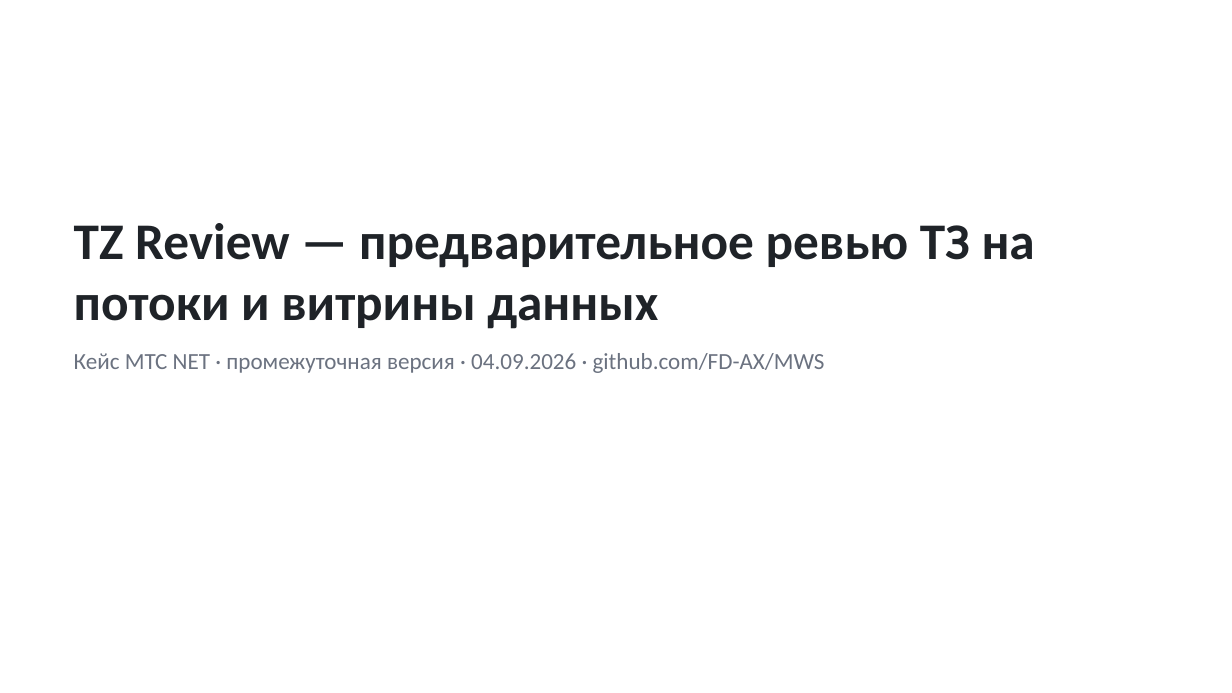
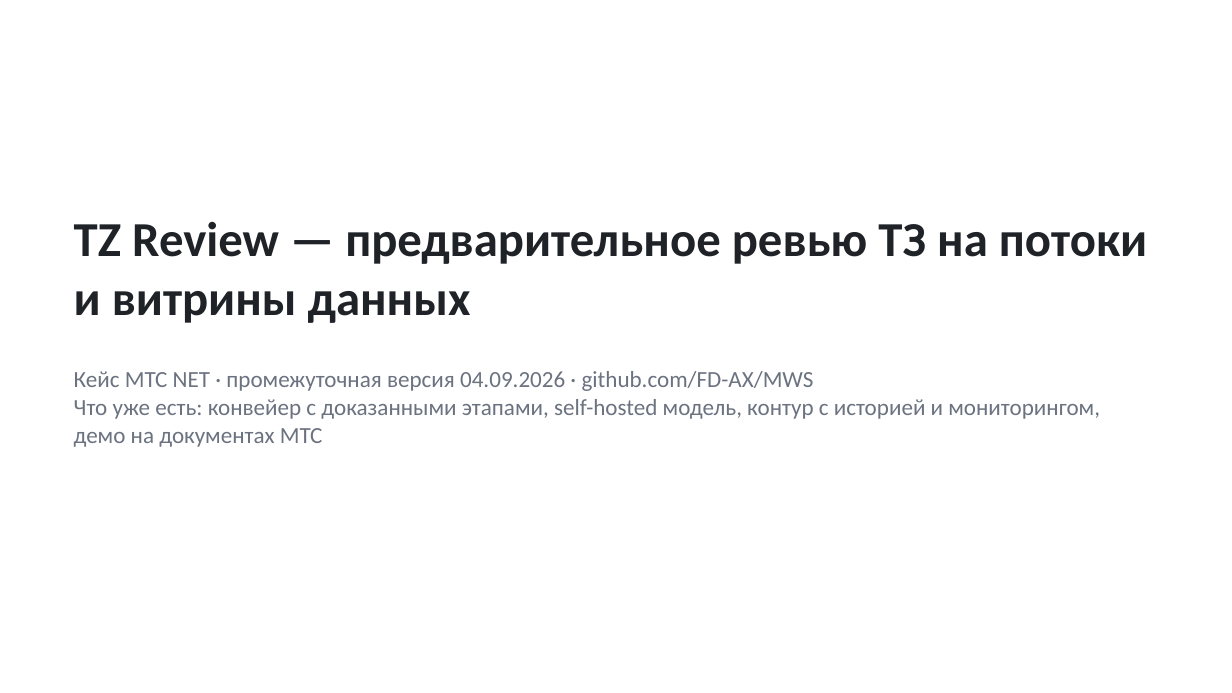
Before and after one commit to FD-AX/MWS, a slide deck: slide 1 of deliverables/interim/TZ_Review_interim.pptx. Drawn at 1232x693 pixels with LibreOffice and Linux fonts; fonts in the diff are those of the drawing. Boxes give left, top, right and bottom in pixels: in the first picture for what was removed or moved away, otherwise in the second. Text is boxed around its words. In the diff, an @@ line names an element or a change of style, - is before the commit and + after.

```diff
--- a/deliverables/interim/TZ_Review_interim.pptx
+++ b/deliverables/interim/TZ_Review_interim.pptx
@@ text "TZ Review — предварительное ревью ..." at box(74, 221, 1147, 323): size 40 to 38 pt @@
@@ text at box(74, 371, 1100, 447): text changed @@
-Кейс МТС NET · промежуточная версия · 04.09.2026 · github.com/FD-AX/MWS
+Кейс МТС NET · промежуточная версия 04.09.2026 · github.com/FD-AX/MWS
+Что уже есть: конвейер с доказанными этапами, self-hosted модель, контур с историей и мониторингом, демо на документах МТС
```
Also in this commit, not shown: 4 other slides changed, 17 slides added, 7 slides removed, 7 other files.
